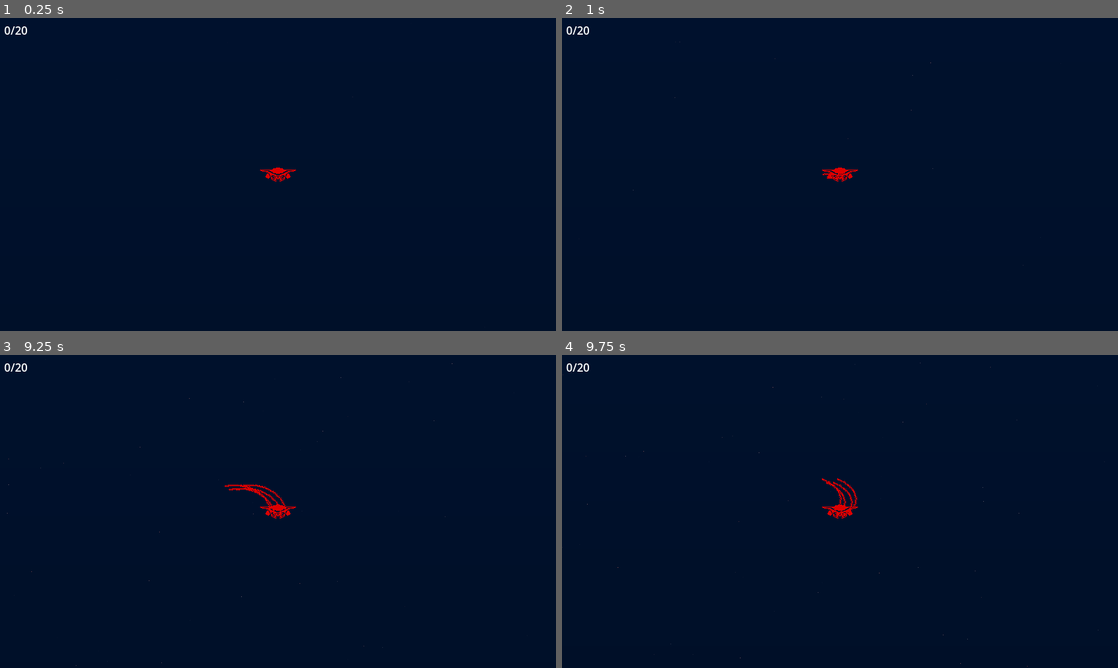
Above: before the commit, frames 1-4 (two rows, left to right).
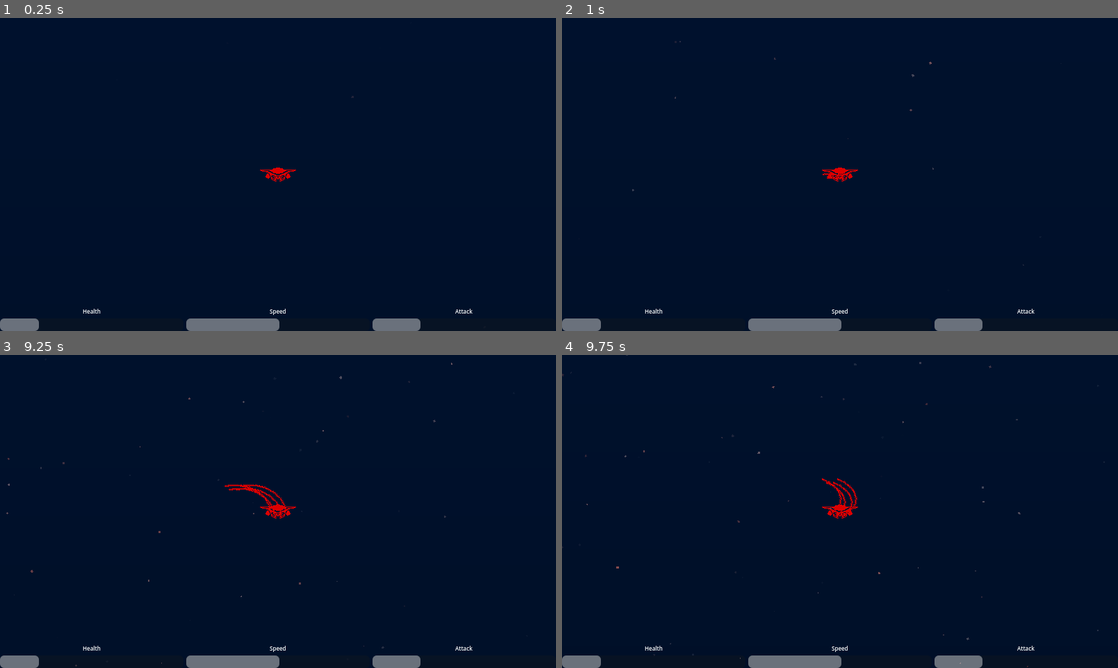
Above: after the commit, the same moments.

Repository: sialiss/GMTK-gamejam2023
Game: Godot game, scene res://Scenes/Sea/Sea.tscn
Same seed, same stepped clock (60 frames per second), same inputs: the game is played once before the commit and once after it. Sound files missing from this copy of the repository are replaced by a short silence.
Inputs (mouse positions are in pixels of both pictures, inside the frame that each line leads up to):
- Up to frame 1 (0.25 s): no input
- Up to frame 2 (1 s): tap Enter at 0.5 s; move the mouse to (962, 158) at 0.52 s; hold D (move_right) from 0.53 s (still down); click (962, 158) at 0.6 s
- Up to frame 3 (9.25 s): move the mouse to (166, 527) at 1.27 s; release D (move_right) at 1.28 s; hold S (move_down) 1.28-2.03 s; click (166, 527) at 1.35 s; tap Space at 2 s; move the mouse to (333, 442) at 2.02 s; hold D (move_right) 2.03-2.78 s; click (333, 442) at 2.1 s; move the mouse to (250, 574) at 2.77 s; hold W (move_up) 2.78-3.53 s; click (250, 574) at 2.85 s; move the mouse to (444, 558) at 3.52 s; hold A (move_left) 3.53-5.03 s; click (444, 558) at 3.6 s; move the mouse to (111, 464) at 4.27 s; click (111, 464) at 4.35 s; move the mouse to (305, 511) at 5.02 s; hold S (move_down) 5.03-5.78 s; click (305, 511) at 5.1 s; move the mouse to (194, 433) at 5.77 s; hold D (move_right) 5.78-6.53 s; click (194, 433) at 5.85 s; move the mouse to (400, 495) at 6.52 s; hold W (move_up) 6.53-7.28 s; click (400, 495) at 6.6 s; tap Enter at 7.25 s; move the mouse to (166, 527) at 7.27 s; hold D (move_right) 7.28-8.03 s; click (166, 527) at 7.35 s; move the mouse to (333, 442) at 8.02 s; hold S (move_down) 8.03-8.78 s; click (333, 442) at 8.1 s; move the mouse to (250, 574) at 8.77 s; hold A (move_left) from 8.78 s (still down); click (250, 574) at 8.85 s
- Up to frame 4 (9.75 s): move the mouse to (1006, 558) at 9.52 s; release A (move_left) at 9.53 s; hold W (move_up) from 9.53 s (still down); click (1006, 558) at 9.6 s

The runs differ from the first frame. In frame 1, 1.4% of the frame differs, in the area x 0-85%, y 2-100%; in frame 2, 1.4%; in frame 3, 1.5%; in frame 4, 1.5%, in the area x 0-97%, y 0-100%.

Commit message:
health and stuff bars

Diff:
--- a/Scenes/Creature/Creature.gd
+++ b/Scenes/Creature/Creature.gd
@@ -9,11 +9,12 @@
 
 @onready var health = max_health
 @onready var attack_tentacle_position = $AttackTentaclePosition
+@onready var bars = $Bars
 @onready var tentacles = $Tentacles.get_children()
 
 
 func _ready():
-	update_health(0)
+	update_health(20)
 
 
 func _physics_process(delta):
@@ -44,6 +45,7 @@
 
 func upgrade(upgrade_func: Callable):
 	upgrade_func.call(self)
+	update_bars()
 
 
 # Called when touched an enemy
@@ -64,7 +66,13 @@
 
 func update_health(new_health: float):
 	health = clamp(new_health, 0, max_health)
-	$Health/HP.text = "%d/%d" % [health, max_health]
+	update_bars()
+
+
+func update_bars():
+	bars.get_node("%Health").value = health
+	bars.get_node("%Speed").value = speed
+	bars.get_node("%Attack").value = attack_distance
 
 
 func _on_area_2d_body_entered(body):
--- a/Scenes/Creature/Creature.tscn
+++ b/Scenes/Creature/Creature.tscn
@@ -14,7 +14,7 @@
 polygon = PackedVector2Array(3, -9, 7, -9, 7, -8, 8, -8, 8, -7, 26, -7, 26, -6, 25, -6, 25, -5, 23, -5, 23, -4, 17, -4, …(689 unchanged characters)…
 
 [sub_resource type="Gradient" id="Gradient_pf8ga"]
-colors = PackedColorArray(1, 1, 1, 0, 0.54, 0.2646, 0.2646, 0.92549)
+colors = PackedColorArray(1, 1, 1, 0, 0.54, 0.2646, 0.2646, 1)
 
 [sub_resource type="GradientTexture1D" id="GradientTexture1D_48gg3"]
 gradient = SubResource("Gradient_pf8ga")
@@ -34,8 +34,13 @@
 direction = Vector3(0, 1, 0)
 gravity = Vector3(0, 0, 0)
 initial_velocity_max = 42.11
+angular_velocity_min = -150.15
+angular_velocity_max = 44.1
 orbit_velocity_min = 0.0
 orbit_velocity_max = 0.0
+angle_min = -720.0
+angle_max = 720.0
+scale_max = 3.34
 color_ramp = SubResource("GradientTexture1D_dqrou")
 color_initial_ramp = SubResource("GradientTexture1D_48gg3")
 
@@ -45,7 +50,6 @@
 collision_mask = 3
 motion_mode = 1
 script = ExtResource("1_qejp8")
-max_health = 20
 speed = 200.0
 acceleration = 200.0
 attack_tentacle_scene = ExtResource("2_chqnk")
@@ -56,7 +60,7 @@
 
 [node name="Camera2D" type="Camera2D" parent="."]
 
-[node name="Health" parent="." instance=ExtResource("3_6isda")]
+[node name="Bars" parent="." instance=ExtResource("3_6isda")]
 
 [node name="Area2D" type="Area2D" parent="."]
 
--- a/Scenes/Creature/Health.tscn
+++ b/Scenes/Creature/Health.tscn
@@ -1,11 +1,74 @@
-[gd_scene format=3 uid="uid://b4a8guppeaucg"]
+[gd_scene load_steps=2 format=3 uid="uid://b4a8guppeaucg"]
+
+[sub_resource type="LabelSettings" id="LabelSettings_dx0uq"]
+font_size = 8
 
 [node name="CanvasLayer" type="CanvasLayer"]
 
-[node name="HP" type="Label" parent="."]
-offset_left = 6.0
-offset_top = 6.0
-offset_right = 68.0
-offset_bottom = 32.0
-text = "100/100
-"
+[node name="VBoxContainer" type="HBoxContainer" parent="."]
+anchors_preset = 12
+anchor_top = 1.0
+anchor_right = 1.0
+anchor_bottom = 1.0
+offset_top = -34.0
+grow_horizontal = 2
+grow_vertical = 0
+
+[node name="HBoxContainer" type="VBoxContainer" parent="VBoxContainer"]
+layout_mode = 2
+size_flags_horizontal = 3
+size_flags_vertical = 3
+
+[node name="Label" type="Label" parent="VBoxContainer/HBoxContainer"]
+layout_mode = 2
+text = "Health"
+label_settings = SubResource("LabelSettings_dx0uq")
+horizontal_alignment = 1
+
+[node name="Health" type="ProgressBar" parent="VBoxContainer/HBoxContainer"]
+unique_name_in_owner = true
+layout_mode = 2
+size_flags_vertical = 3
+step = 0.0
+value = 1.29
+show_percentage = false
+
+[node name="HBoxContainer2" type="VBoxContainer" parent="VBoxContainer"]
+layout_mode = 2
+size_flags_horizontal = 3
+size_flags_vertical = 3
+
+[node name="Label2" type="Label" parent="VBoxContainer/HBoxContainer2"]
+layout_mode = 2
+text = "Speed"
+label_settings = SubResource("LabelSettings_dx0uq")
+horizontal_alignment = 1
+
+[node name="Speed" type="ProgressBar" parent="VBoxContainer/HBoxContainer2"]
+unique_name_in_owner = true
+layout_mode = 2
+size_flags_vertical = 3
+max_value = 400.0
+step = 0.0
+value = 1.29
+show_percentage = false
+
+[node name="HBoxContainer3" type="VBoxContainer" parent="VBoxContainer"]
+layout_mode = 2
+size_flags_horizontal = 3
+size_flags_vertical = 3
+
+[node name="Label3" type="Label" parent="VBoxContainer/HBoxContainer3"]
+layout_mode = 2
+text = "Attack"
+label_settings = SubResource("LabelSettings_dx0uq")
+horizontal_alignment = 1
+
+[node name="Attack" type="ProgressBar" parent="VBoxContainer/HBoxContainer3"]
+unique_name_in_owner = true
+layout_mode = 2
+size_flags_vertical = 3
+max_value = 400.0
+step = 0.0
+value = 1.29
+show_percentage = false
